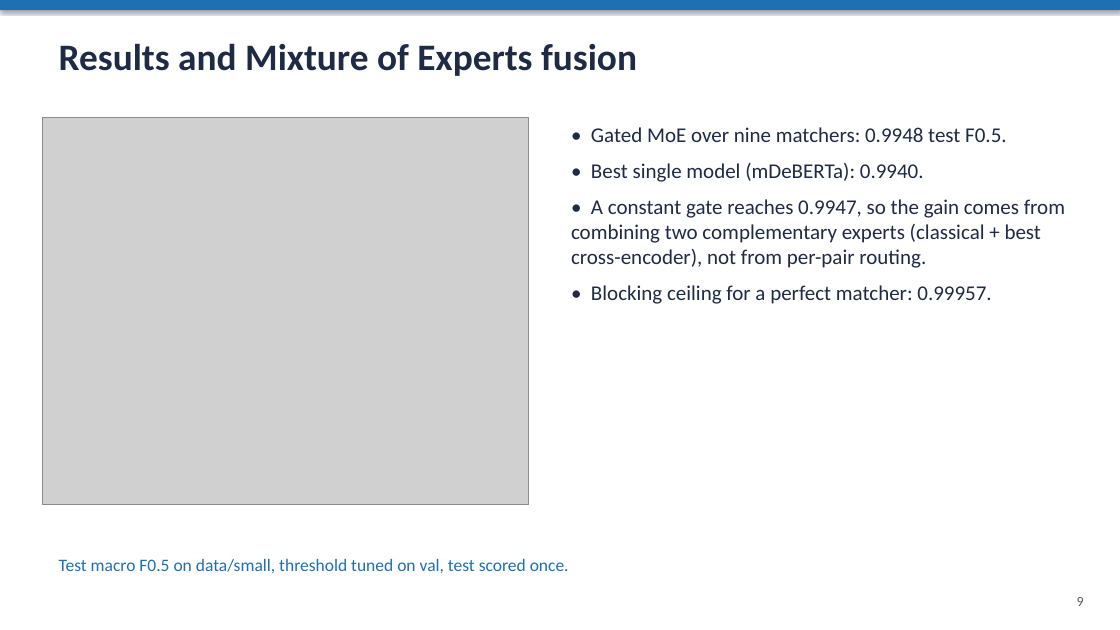
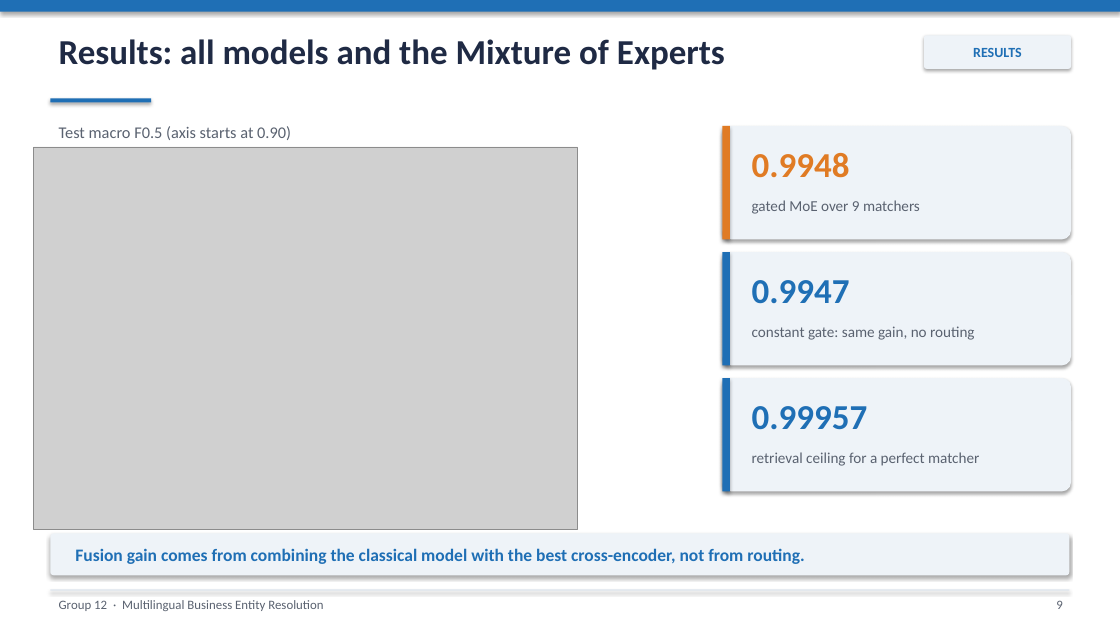
Before and after one commit to Sh3001/NLP_Proj_updated, a slide deck: slide 9 of report/NLP_Project_Group12_Presentation.pptx. Drawn at 1120x630 pixels with LibreOffice and Linux fonts; fonts in the diff are those of the drawing; grey boxes stand for pictures. Boxes give left, top, right and bottom in pixels: in the first picture for what was removed or moved away, otherwise in the second. Text is boxed around its words. In the diff, an @@ line names an element or a change of style, - is before the commit and + after.

```diff
--- a/report/NLP_Project_Group12_Presentation.pptx
+++ b/report/NLP_Project_Group12_Presentation.pptx
@@ text at [59, 39, 725, 70]: text changed; size 32 to 30 pt @@
-Results and Mixture of Experts fusion
+Results: all models and the Mixture of Experts
@@ rounded rectangle added at [924, 35, 1071, 69], fill #EEF3F8, 12 pt, text #1F6FB5, bold @@
+RESULTS
@@ rectangle added at [50, 98, 151, 103], fill #1F6FB5 @@
@@ picture: place and size @@
-picture at [42, 118, 528, 504]
+picture at [34, 147, 577, 529]
@@ text added at [59, 126, 291, 140], 14 pt, text #5A6270 @@
+Test macro F0.5 (axis starts at 0.90)
@@ text removed at [571, 127, 1065, 304] @@
-• Gated MoE over nine matchers: 0.9948 test F0.5.
-• Best single model (mDeBERTa): 0.9940.
-• A constant gate reaches 0.9947, so the gain comes from combining two complementary experts (classical + best cross-encoder), not from per-pair routing.
-• Blocking ceiling for a perfect matcher: 0.99957.
@@ rounded rectangle added at [723, 126, 1071, 239], fill #EEF3F8 @@
@@ rectangle added at [723, 126, 730, 239], fill #E07B24 @@
@@ text added at [752, 153, 850, 178], 30 pt, text #E07B24, bold @@
+0.9948
@@ text added at [752, 200, 920, 214], 13 pt, text #5A6270 @@
+gated MoE over 9 matchers
@@ rounded rectangle added at [723, 252, 1071, 365], fill #EEF3F8 @@
@@ rectangle added at [723, 252, 730, 365], fill #1F6FB5 @@
@@ text added at [752, 280, 850, 304], 30 pt, text #1F6FB5, bold @@
+0.9947
@@ text added at [752, 326, 974, 340], 13 pt, text #5A6270 @@
+constant gate: same gain, no routing
@@ rounded rectangle added at [723, 378, 1071, 492], fill #EEF3F8 @@
@@ rectangle added at [723, 378, 730, 492], fill #1F6FB5 @@
@@ text added at [752, 406, 868, 430], 30 pt, text #1F6FB5, bold @@
+0.99957
@@ text added at [752, 452, 979, 466], 13 pt, text #5A6270 @@
+retrieval ceiling for a perfect matcher
@@ rounded rectangle added at [50, 534, 1070, 576], fill #EEF3F8 @@
@@ text removed at [59, 559, 569, 573] @@
-Test macro F0.5 on data/small, threshold tuned on val, test scored once.
@@ text added at [75, 548, 804, 564], 15 pt, text #1F6FB5, bold @@
+Fusion gain comes from combining the classical model with the best cross-encoder, not from routing.
@@ rectangle added at [50, 590, 1070, 591], fill #C9D6E6 @@
@@ text "9": place and size @@
-text "9" at [1077, 597, 1084, 606]
+text "9" at [1056, 600, 1062, 609]
@@ text "9" at [1056, 600, 1062, 609]: size 12 to 11 pt, text colour #555B66 to #5A6270 @@
@@ text added at [59, 600, 323, 611], 11 pt, text #5A6270 @@
+Group 12 · Multilingual Business Entity Resolution
```
Also in this commit, not shown: 9 other slides changed.
